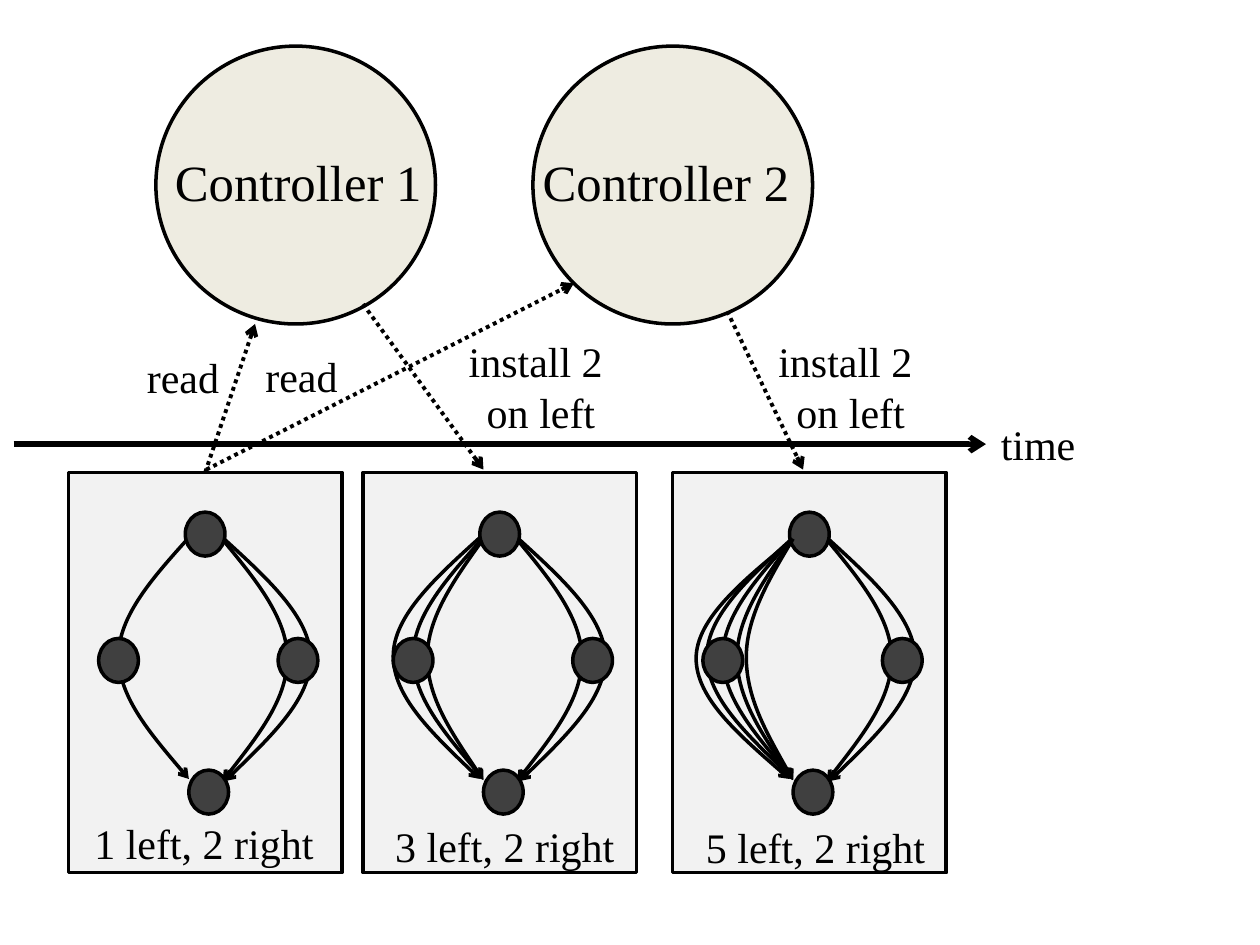
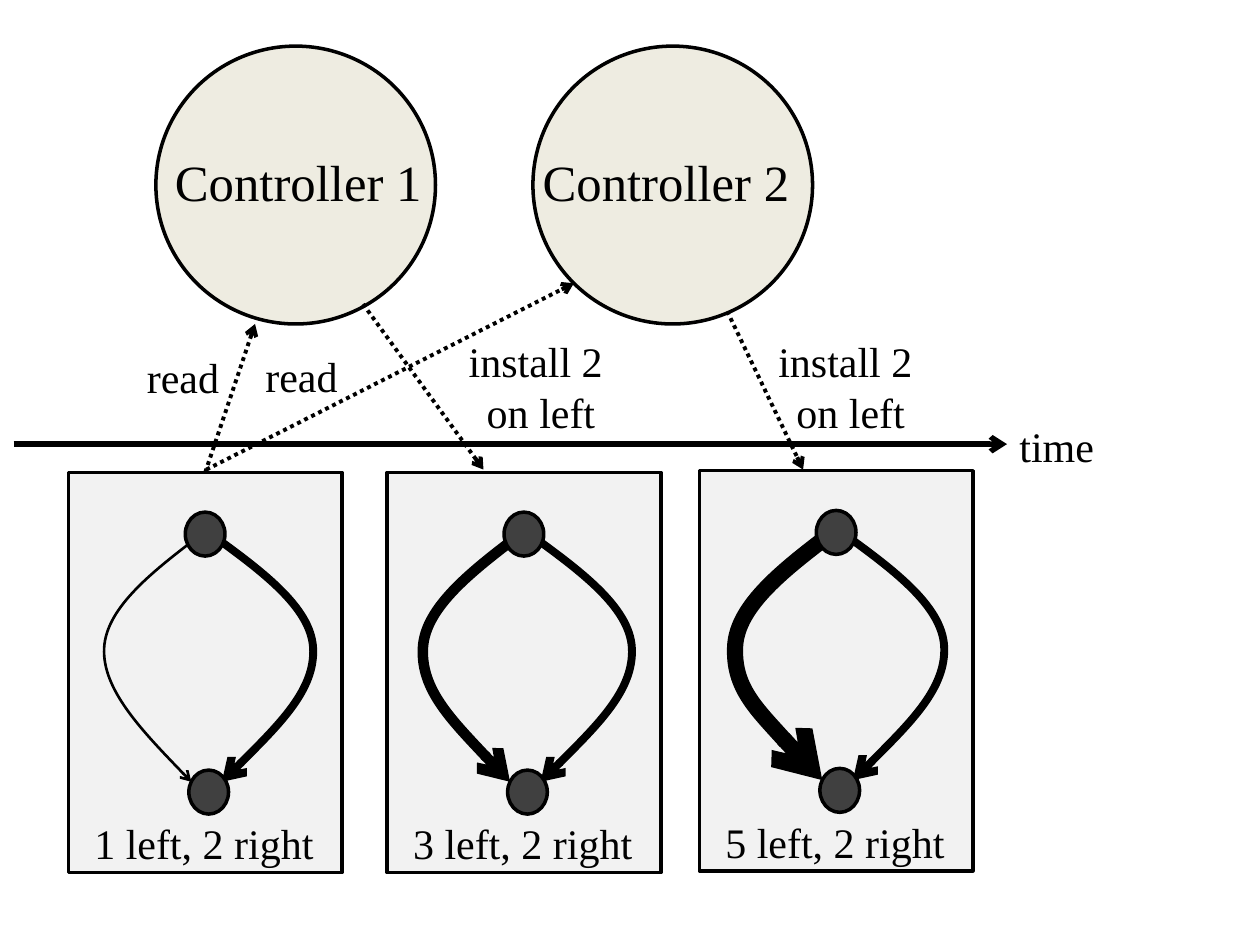
Before and after one commit to pkouznet/stn-of, a slide deck: slide 1 of loadbal-1.pptx. Drawn at 1260x945 pixels with LibreOffice and Linux fonts; fonts in the diff are those of the drawing. Boxes give left, top, right and bottom in pixels: in the first picture for what was removed or moved away, otherwise in the second. Text is boxed around its words. In the diff, an @@ line names an element or a change of style, - is before the commit and + after.

```diff
--- a/loadbal-1.pptx
+++ b/loadbal-1.pptx
@@ text "time": place and size @@
-text "time" at box(1001, 432, 1076, 461)
+text "time" at box(1019, 434, 1094, 463)
@@ arrow moved from (14, 444) - (987, 444) to (14, 444) - (1007, 444) @@
@@ freeform shape: place and size @@
-freeform shape at box(118, 538, 189, 780)
+freeform shape at box(105, 533, 204, 782)
@@ freeform shape at box(105, 533, 204, 782): outline #000000 2 pt to #000000 1.5 pt @@
@@ freeform shape: place and size @@
-freeform shape at box(226, 539, 311, 781)
+freeform shape at box(209, 533, 314, 782)
@@ freeform shape removed at box(223, 539, 287, 781) @@
@@ freeform shape removed at box(413, 538, 484, 780) @@
@@ freeform shape: place and size @@
-freeform shape at box(393, 538, 480, 780)
+freeform shape at box(423, 533, 523, 782)
@@ freeform shape at box(423, 533, 523, 782): outline #000000 2 pt to #000000 6 pt @@
@@ freeform shape removed at box(427, 539, 484, 781) @@
@@ freeform shape removed at box(518, 539, 582, 781) @@
@@ freeform shape: place and size @@
-freeform shape at box(519, 539, 605, 781)
+freeform shape at box(528, 533, 633, 782)
@@ freeform shape removed at box(723, 538, 794, 780) @@
@@ freeform shape: place and size @@
-freeform shape at box(707, 538, 793, 780)
+freeform shape at box(735, 532, 834, 781)
@@ freeform shape at box(735, 532, 834, 781): outline #000000 2 pt to #000000 9.25 pt @@
@@ freeform shape removed at box(737, 539, 794, 781) @@
@@ freeform shape removed at box(746, 539, 793, 781) @@
@@ freeform shape removed at box(827, 539, 891, 781) @@
@@ outline #000000 2 pt to #000000 4.5 pt in 3 elements at box(209, 533, 314, 782), box(528, 533, 633, 782), box(840, 532, 945, 781) @@
@@ freeform shape: place and size @@
-freeform shape at box(829, 539, 915, 781)
+freeform shape at box(840, 532, 945, 781)
@@ freeform shape removed at box(696, 542, 789, 779) @@
@@ ellipse removed at box(98, 639, 137, 683) @@
@@ ellipse removed at box(278, 639, 318, 683) @@
@@ ellipse removed at box(393, 639, 432, 683) @@
@@ ellipse removed at box(573, 639, 612, 683) @@
@@ ellipse removed at box(703, 639, 742, 683) @@
@@ ellipse removed at box(882, 639, 921, 683) @@
@@ 4 ellipses, 2 rectangles: place and size @@
-4 ellipses, 2 rectangles at box(363, 472, 946, 873)
+4 ellipses, 2 rectangles at box(387, 471, 973, 873)
@@ text "3 left, 2 right": place and size @@
-text "3 left, 2 right" at box(395, 832, 614, 871)
+text "3 left, 2 right" at box(413, 829, 632, 868)
@@ text "5 left, 2 right": place and size @@
-text "5 left, 2 right" at box(706, 833, 925, 872)
+text "5 left, 2 right" at box(725, 828, 944, 867)
```
Also in this commit, not shown: 4 other files.
